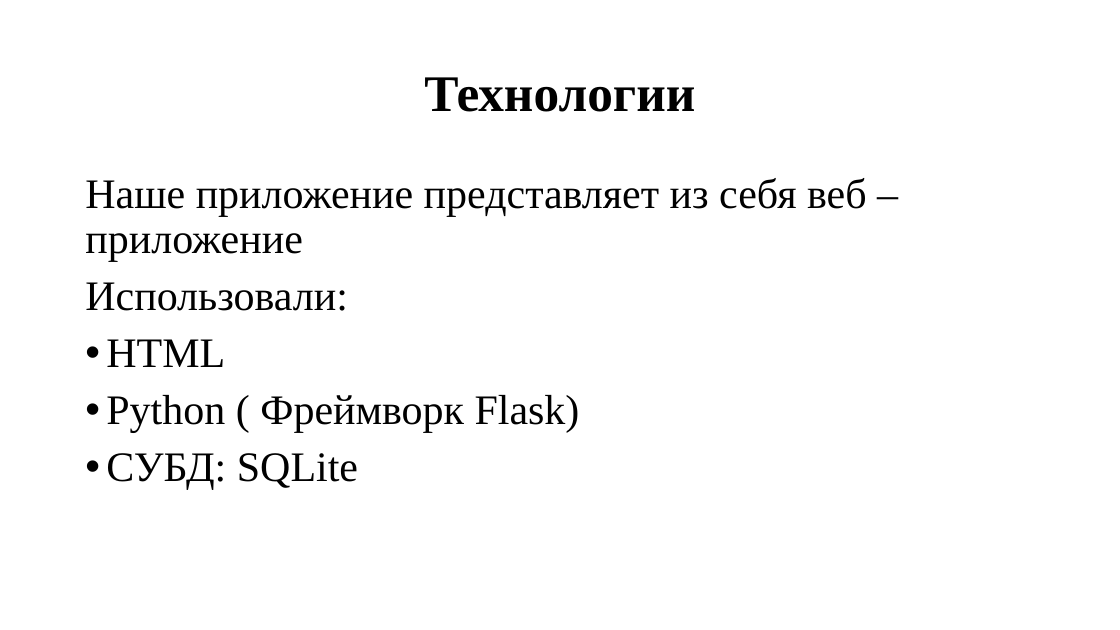
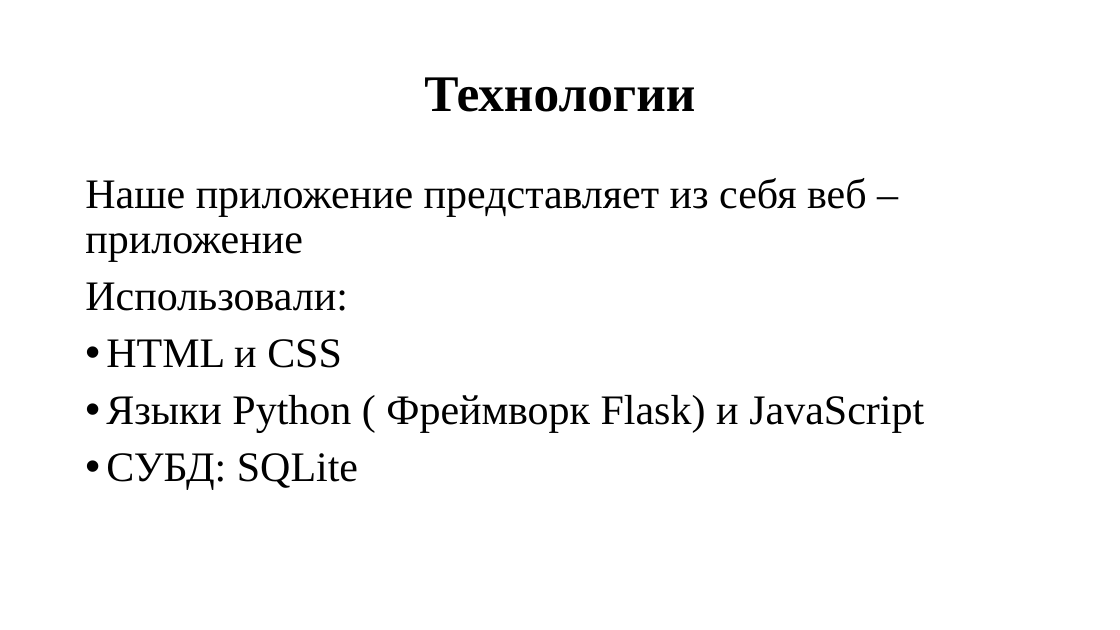
Before and after one commit to Steals0000/FitnessCentreTrainingOrganiser, a slide deck: slide 9 of documents/Presentaciya.pptx. Drawn at 1120x630 pixels with LibreOffice and Linux fonts; fonts in the diff are those of the drawing. Boxes give left, top, right and bottom in pixels: in the first picture for what was removed or moved away, otherwise in the second. Text is boxed around its words. In the diff, an @@ line names an element or a change of style, - is before the commit and + after.

```diff
--- a/documents/Presentaciya.pptx
+++ b/documents/Presentaciya.pptx
@@ text at [106, 339, 924, 432]: text changed @@
-• HTML
-• Python ( Фреймворк Flask)
+• HTML и CSS
+• Языки Python ( Фреймворк Flask) и JavaScript
```
Also in this commit, not shown: 2 other slides changed, 16 other files.
